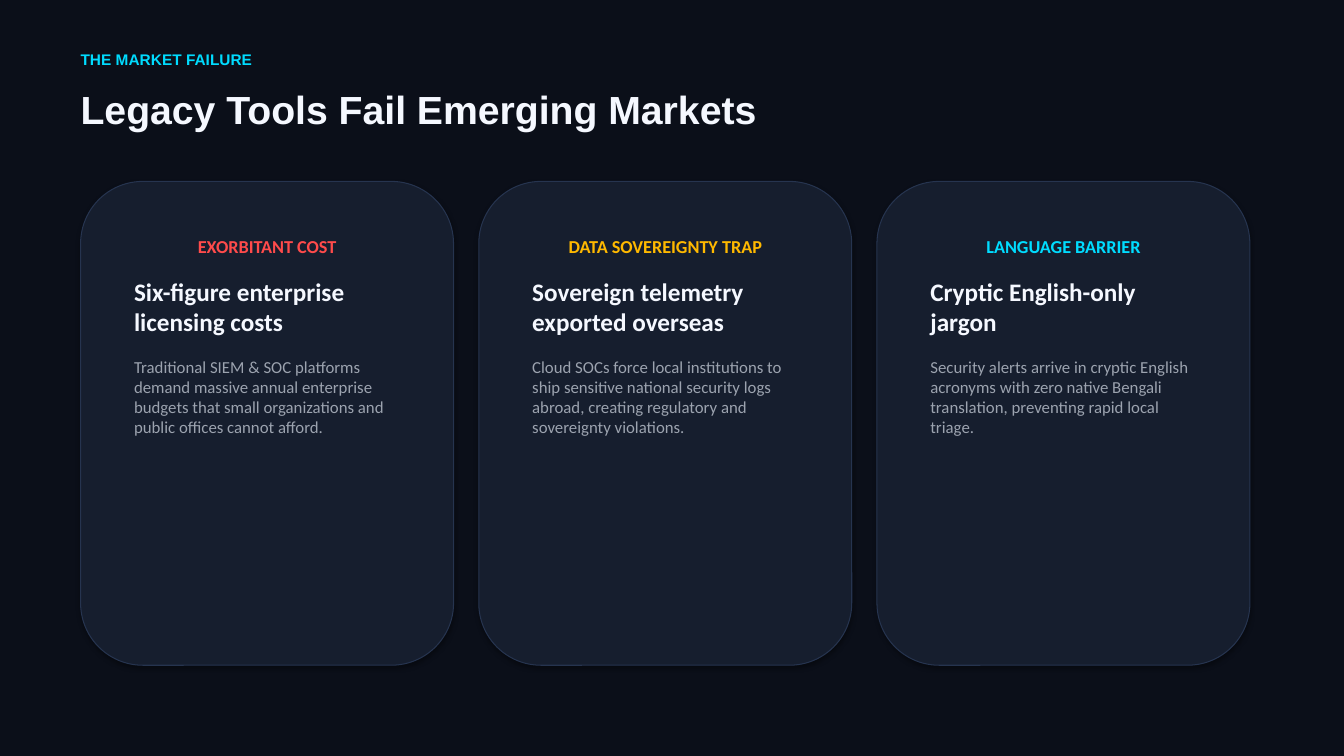
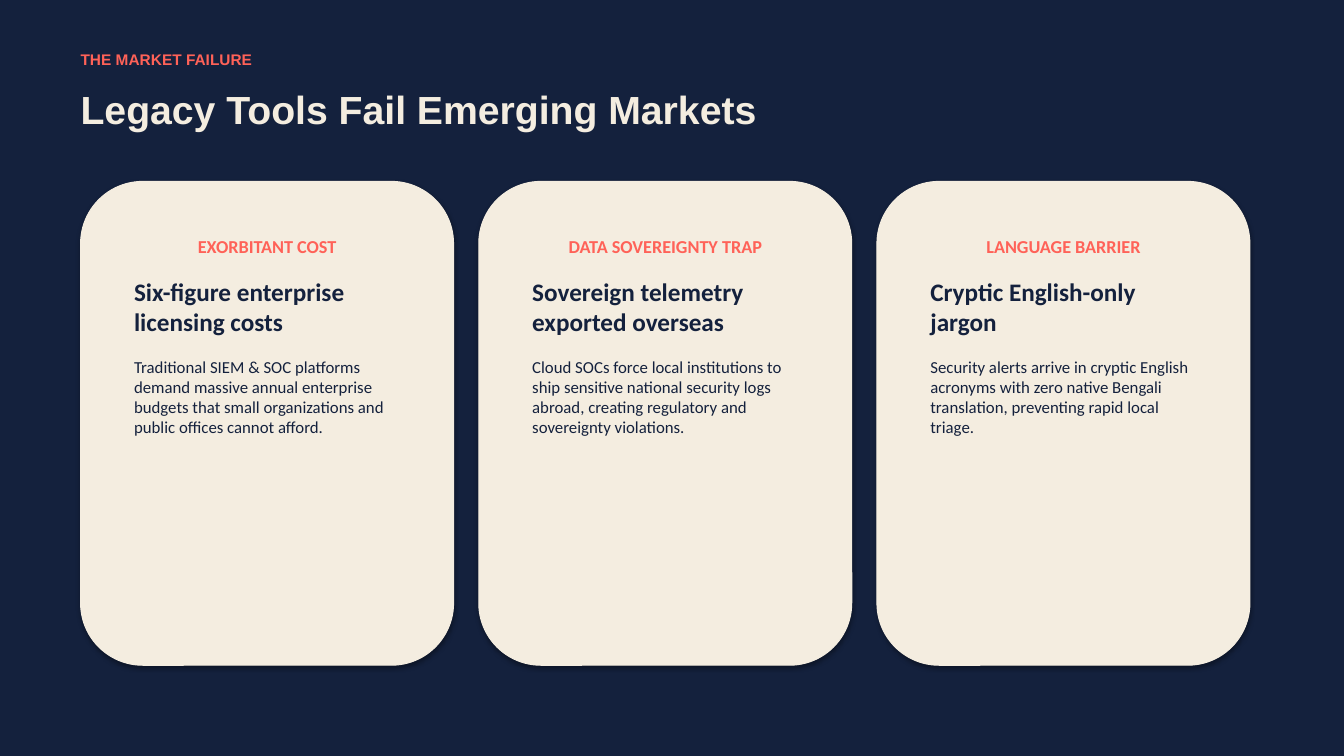
Before and after one commit to rahat4528/prohori-ai, a slide deck: slide 2 of docs/Prohori_AI_Pitch_Deck.pptx. Drawn at 1344x756 pixels with LibreOffice and Linux fonts; fonts in the diff are those of the drawing. Boxes give left, top, right and bottom in pixels: in the first picture for what was removed or moved away, otherwise in the second. Text is boxed around its words. In the diff, an @@ line names an element or a change of style, - is before the commit and + after.

```diff
--- a/docs/Prohori_AI_Pitch_Deck.pptx
+++ b/docs/Prohori_AI_Pitch_Deck.pptx
@@ rectangle at <box>0,0,1344,756</box>: fill #0B0F19 to #14213D @@
@@ text "THE MARKET FAILURE" at <box>81,54,252,65</box>: text colour #00DCFF to #FF6258 @@
@@ text "Legacy Tools Fail Emerging Markets" at <box>81,95,756,132</box>: text colour #F5F8FF to #F4EDE0 @@
@@ rounded rectangle "EXORBITANT COST" at <box>81,181,454,665</box>: text colour #FF4B4B to #FF6258 in "EXORBITANT COST"; text colour #F5F8FF to #14213D in "Six-figure enterprise licensing costs"; text colour #9CA3AF to #14213D in "Traditional SIEM & SOC platforms demand massive ..."; fill #161E2E to #F4EDE0; outline #26344F 0.75 pt to #F4EDE0 0.75 pt @@
@@ rounded rectangle "DATA SOVEREIGNTY TRAP" at <box>479,181,852,665</box>: text colour #FFB900 to #FF6258 in "DATA SOVEREIGNTY TRAP"; text colour #F5F8FF to #14213D in "Sovereign telemetry exported overseas"; text colour #9CA3AF to #14213D in "Cloud SOCs force local institutions to ship ..."; fill #161E2E to #F4EDE0; outline #26344F 0.75 pt to #F4EDE0 0.75 pt @@
@@ rounded rectangle "LANGUAGE BARRIER" at <box>877,181,1250,665</box>: text colour #00DCFF to #FF6258 in "LANGUAGE BARRIER"; text colour #F5F8FF to #14213D in "Cryptic English-only jargon"; text colour #9CA3AF to #14213D in "Security alerts arrive in cryptic English acronyms ..."; fill #161E2E to #F4EDE0; outline #26344F 0.75 pt to #F4EDE0 0.75 pt @@
```
Also in this commit, not shown: 7 other slides changed, 29 other files.
